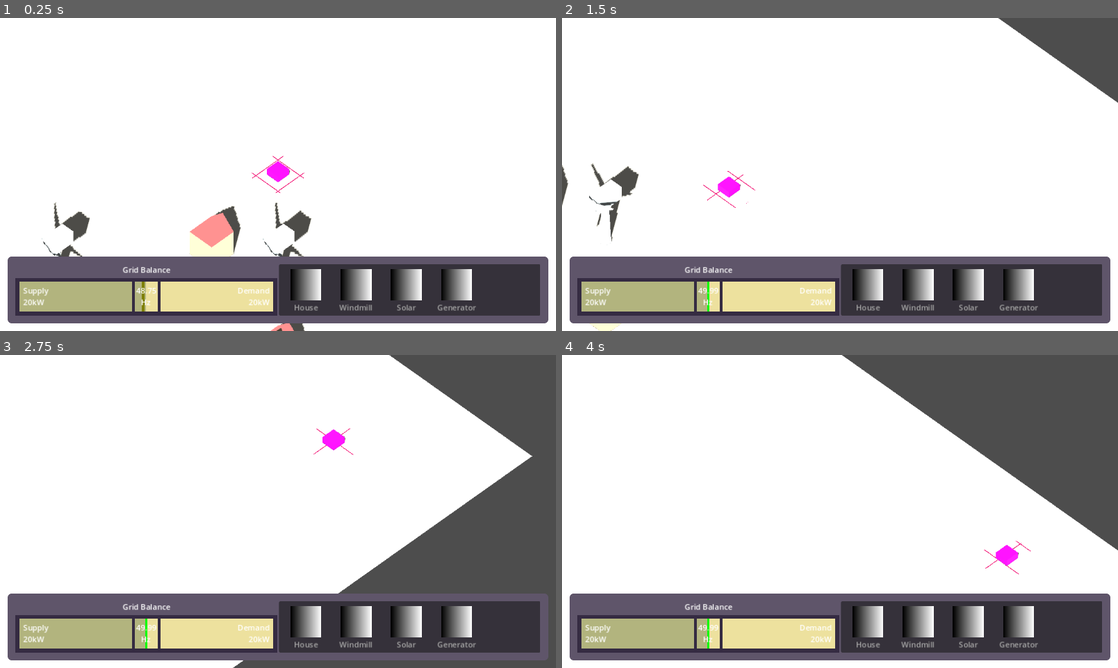
Above: before the commit, frames 1-4 (two rows, left to right).
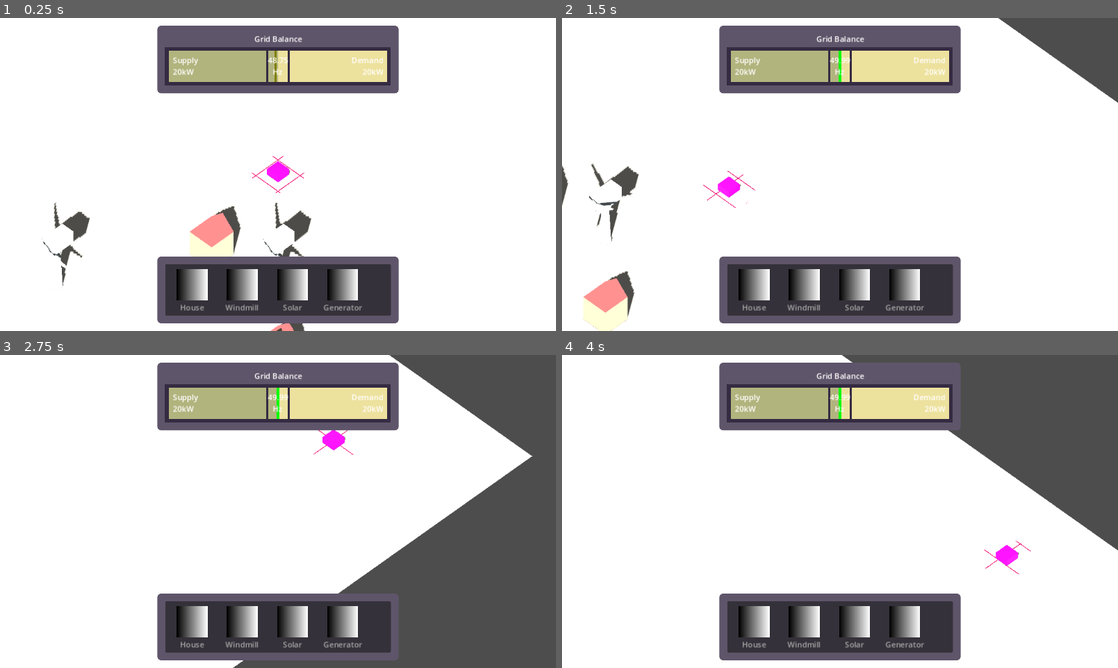
Above: after the commit, the same moments.

Repository: Vandebron/vandebron_game
Game: Godot game, scene res://world/main.tscn
The game is run twice, just before and just after one commit, with the same random seed, the same clock (stepped at 60 frames per second) and the same inputs.
Inputs (mouse positions are in pixels of both pictures, inside the frame that each line leads up to):
- Up to frame 1 (0.25 s): no input
- Up to frame 2 (1.5 s): move the mouse to (962, 158) at 0.52 s; hold D (move_right) 0.53-1.28 s; move the mouse to (728, 190) at 1.27 s; hold S (move_down) from 1.28 s (still down)
- Up to frame 3 (2.75 s): move the mouse to (333, 442) at 2.02 s; release S (move_down) at 2.03 s; hold D (move_right) from 2.03 s (still down)
- Up to frame 4 (4 s): move the mouse to (812, 574) at 2.77 s; release D (move_right) at 2.78 s; hold W (move_up) 2.78-3.53 s; move the mouse to (1006, 558) at 3.52 s; hold A (move_left) from 3.53 s (still down)

The runs differ from the first frame. In frame 1, 26% of the frame differs, in the area x 1-99%, y 2-98%; in frame 2, 26%; in frame 3, 25%; in frame 4, 26%.

Commit message:
Changed UI layout to separate top/bot panel

Diff:
--- a/world/main.tscn
+++ b/world/main.tscn
@@ -181,35 +181,34 @@
 
 [node name="VBoxContainer" type="VBoxContainer" parent="UICanvasLayer/UI/MarginContainer"]
 layout_mode = 2
-alignment = 2
-
-[node name="PanelContainer" type="PanelContainer" parent="UICanvasLayer/UI/MarginContainer/VBoxContainer"]
-layout_mode = 2
-
-[node name="HBoxContainer" type="HBoxContainer" parent="UICanvasLayer/UI/MarginContainer/VBoxContainer/PanelContainer"]
-layout_mode = 2
-
-[node name="VBoxContainer2" type="VBoxContainer" parent="UICanvasLayer/UI/MarginContainer/VBoxContainer/PanelContainer/HBoxContainer"]
-layout_mode = 2
-size_flags_horizontal = 3
-
-[node name="RichTextLabel" type="RichTextLabel" parent="UICanvasLayer/UI/MarginContainer/VBoxContainer/PanelContainer/HBoxContainer/VBoxContainer2"]
+
+[node name="TopPanelCtnr" type="PanelContainer" parent="UICanvasLayer/UI/MarginContainer/VBoxContainer"]
+custom_minimum_size = Vector2(500, 2.08165e-12)
+layout_mode = 2
+size_flags_horizontal = 4
+size_flags_vertical = 2
+
+[node name="VBoxContainer" type="VBoxContainer" parent="UICanvasLayer/UI/MarginContainer/VBoxContainer/TopPanelCtnr"]
+layout_mode = 2
+
+[node name="RichTextLabel" type="RichTextLabel" parent="UICanvasLayer/UI/MarginContainer/VBoxContainer/TopPanelCtnr/VBoxContainer"]
 layout_mode = 2
 bbcode_enabled = true
 text = "[center]Grid Balance[center]"
 fit_content = true
 
-[node name="PanelContainer" type="PanelContainer" parent="UICanvasLayer/UI/MarginContainer/VBoxContainer/PanelContainer/HBoxContainer/VBoxContainer2"]
+[node name="PanelContainer" type="PanelContainer" parent="UICanvasLayer/UI/MarginContainer/VBoxContainer/TopPanelCtnr/VBoxContainer"]
+custom_minimum_size = Vector2(2.08165e-12, 80)
 layout_mode = 2
 size_flags_vertical = 3
 theme_override_styles/panel = SubResource("StyleBoxFlat_loqhr")
 
-[node name="GridBalanceGauge" parent="UICanvasLayer/UI/MarginContainer/VBoxContainer/PanelContainer/HBoxContainer/VBoxContainer2/PanelContainer" instance=ExtResource("9_doxxx")]
+[node name="GridBalanceGauge" parent="UICanvasLayer/UI/MarginContainer/VBoxContainer/TopPanelCtnr/VBoxContainer/PanelContainer" instance=ExtResource("9_doxxx")]
 unique_name_in_owner = true
 layout_mode = 2
 size_flags_vertical = 3
 
-[node name="MarginContainer" type="MarginContainer" parent="UICanvasLayer/UI/MarginContainer/VBoxContainer/PanelContainer/HBoxContainer/VBoxContainer2/PanelContainer/GridBalanceGauge"]
+[node name="MarginContainer" type="MarginContainer" parent="UICanvasLayer/UI/MarginContainer/VBoxContainer/TopPanelCtnr/VBoxContainer/PanelContainer/GridBalanceGauge"]
 layout_mode = 1
 anchors_preset = 14
 anchor_top = 0.5
@@ -224,10 +223,10 @@
 theme_override_constants/margin_right = 8
 theme_override_constants/margin_bottom = 8
 
-[node name="HBoxContainer" type="HBoxContainer" parent="UICanvasLayer/UI/MarginContainer/VBoxContainer/PanelContainer/HBoxContainer/VBoxContainer2/PanelContainer/GridBalanceGauge/MarginContainer"]
-layout_mode = 2
-
-[node name="SupplyLbl" type="RichTextLabel" parent="UICanvasLayer/UI/MarginContainer/VBoxContainer/PanelContainer/HBoxContainer/VBoxContainer2/PanelContainer/GridBalanceGauge/MarginContainer/HBoxContainer"]
+[node name="HBoxContainer" type="HBoxContainer" parent="UICanvasLayer/UI/MarginContainer/VBoxContainer/TopPanelCtnr/VBoxContainer/PanelContainer/GridBalanceGauge/MarginContainer"]
+layout_mode = 2
+
+[node name="SupplyLbl" type="RichTextLabel" parent="UICanvasLayer/UI/MarginContainer/VBoxContainer/TopPanelCtnr/VBoxContainer/PanelContainer/GridBalanceGauge/MarginContainer/HBoxContainer"]
 unique_name_in_owner = true
 layout_mode = 2
 size_flags_horizontal = 3
@@ -236,7 +235,7 @@
 fit_content = true
 scroll_active = false
 
-[node name="FrequencyLbl" type="RichTextLabel" parent="UICanvasLayer/UI/MarginContainer/VBoxContainer/PanelContainer/HBoxContainer/VBoxContainer2/PanelContainer/GridBalanceGauge/MarginContainer/HBoxContainer"]
+[node name="FrequencyLbl" type="RichTextLabel" parent="UICanvasLayer/UI/MarginContainer/VBoxContainer/TopPanelCtnr/VBoxContainer/PanelContainer/GridBalanceGauge/MarginContainer/HBoxContainer"]
 unique_name_in_owner = true
 layout_mode = 2
 size_flags_horizontal = 3
@@ -246,7 +245,7 @@
 fit_content = true
 scroll_active = false
 
-[node name="DemandLbl" type="RichTextLabel" parent="UICanvasLayer/UI/MarginContainer/VBoxContainer/PanelContainer/HBoxContainer/VBoxContainer2/PanelContainer/GridBalanceGauge/MarginContainer/HBoxContainer"]
+[node name="DemandLbl" type="RichTextLabel" parent="UICanvasLayer/UI/MarginContainer/VBoxContainer/TopPanelCtnr/VBoxContainer/PanelContainer/GridBalanceGauge/MarginContainer/HBoxContainer"]
 unique_name_in_owner = true
 layout_mode = 2
 size_flags_horizontal = 3
@@ -256,7 +255,12 @@
 fit_content = true
 scroll_active = false
 
-[node name="BuildItemList" type="ItemList" parent="UICanvasLayer/UI/MarginContainer/VBoxContainer/PanelContainer/HBoxContainer"]
+[node name="BottomPanelCtnr" type="PanelContainer" parent="UICanvasLayer/UI/MarginContainer/VBoxContainer"]
+custom_minimum_size = Vector2(500, 2.08165e-12)
+layout_mode = 2
+size_flags_horizontal = 4
+
+[node name="BuildItemList" type="ItemList" parent="UICanvasLayer/UI/MarginContainer/VBoxContainer/BottomPanelCtnr"]
 layout_mode = 2
 size_flags_horizontal = 3
 allow_search = false
